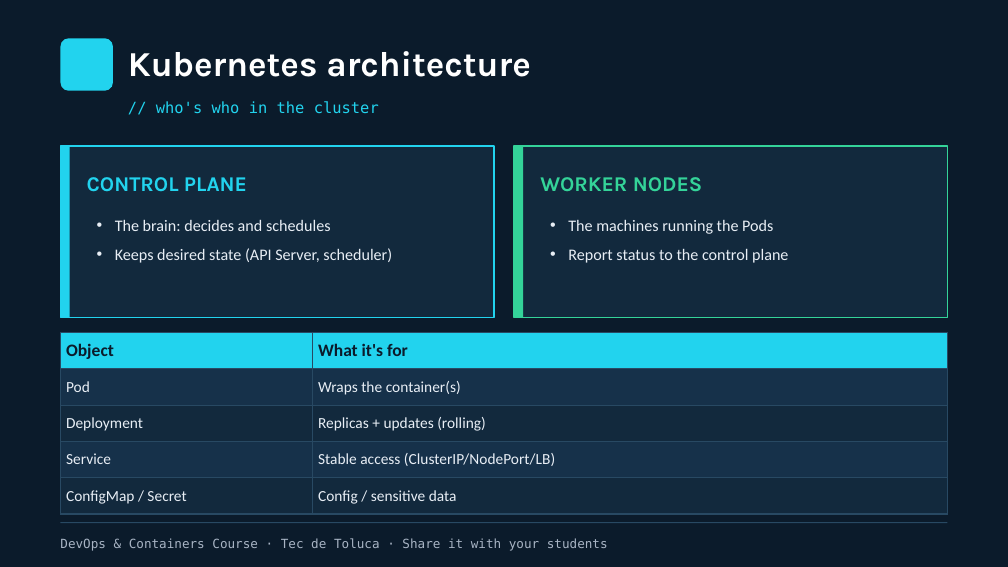
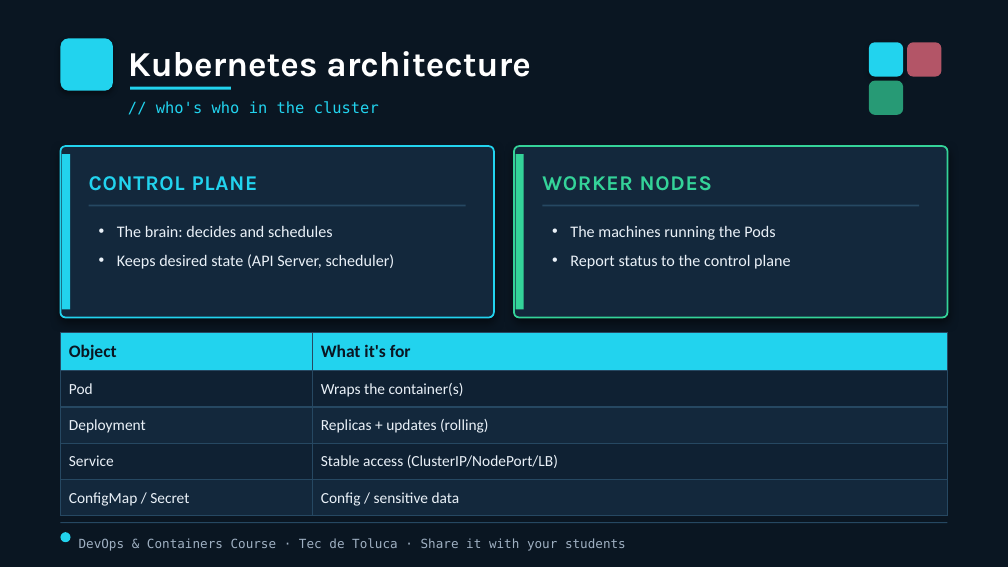
Before and after one commit to Finithe-Phoenix/devops-contenedores-kubernetes-curso, a slide deck: slide 7 of 01-app/node/public/downloads/Student_Infographics_EN.pptx. Drawn at 1008x567 pixels with LibreOffice and Linux fonts; fonts in the diff are those of the drawing. Boxes give left, top, right and bottom in pixels: in the first picture for what was removed or moved away, otherwise in the second. Text is boxed around its words. In the diff, an @@ line names an element or a change of style, - is before the commit and + after.

```diff
--- a/01-app/node/public/downloads/Student_Infographics_EN.pptx
+++ b/01-app/node/public/downloads/Student_Infographics_EN.pptx
@@ background #0B1B2B to #0A1622 @@
@@ rounded rectangle at (60, 38, 113, 91): shadow on @@
@@ rounded rectangle added at (869, 42, 903, 77), fill #22D3EE @@
@@ rounded rectangle added at (907, 42, 941, 77), fill #FB7185 at 70% opacity @@
@@ rectangle added at (130, 87, 231, 90), fill #22D3EE @@
@@ rounded rectangle added at (869, 81, 903, 115), fill #34D399 at 70% opacity @@
@@ rounded rectangle added at (60, 146, 494, 318), fill #13283C, outline #22D3EE 1.25 pt @@
@@ rounded rectangle added at (514, 146, 948, 318), fill #13283C, outline #34D399 1.25 pt @@
@@ rectangle: place and size @@
-rectangle at (60, 146, 70, 318)
+rectangle at (61, 154, 70, 309)
@@ text "CONTROL PLANE" at (89, 176, 258, 191): letter spacing 0 to 0.5 pt @@
@@ rectangle: place and size @@
-rectangle at (514, 146, 523, 318)
+rectangle at (516, 154, 524, 309)
@@ text "WORKER NODES" at (542, 176, 712, 191): letter spacing 0 to 0.5 pt @@
@@ rectangle: place and size @@
-rectangle at (60, 146, 494, 318)
+rectangle at (89, 205, 466, 207)
@@ rectangle at (89, 205, 466, 207): fill #12293D to #264862; outline #22D3EE 1.25 pt to none @@
@@ rectangle: place and size @@
-rectangle at (514, 146, 948, 318)
+rectangle at (542, 205, 919, 207)
@@ rectangle at (542, 205, 919, 207): fill #12293D to #264862; outline #34D399 1.25 pt to none @@
@@ text "The brain: decides and schedules" at (117, 226, 395, 269): text colour #E8EEF5 to #EAF1F8 @@
@@ text "The machines running the Pods" at (570, 226, 790, 269): text colour #E8EEF5 to #EAF1F8 @@
@@ table at (60, 333, 948, 510) @@
@@ fill #16314A to #0F2133 in 4 cells @@
@@ fill #12293D to #13283C in 4 cells @@
@@ text colour #0B1B2B to #0A1622 in "Object", "What it's for" @@
@@ text colour #E8EEF5 to #EAF1F8 in "Pod", "Wraps the container(s)", "Deployment", "Replicas + updates (rolling)" and 4 more places @@
@@ borders changed @@
@@ ellipse added at (60, 532, 71, 542), fill #22D3EE @@
@@ text "DevOps & Containers Course · ...": place and size @@
-text "DevOps & Containers Course · ..." at (60, 538, 608, 551)
+text "DevOps & Containers Course · ..." at (79, 538, 626, 551)
@@ text "DevOps & Containers Course · ..." at (79, 538, 626, 551): text colour #A8B4C4 to #9FB0C2 @@
```
Also in this commit, not shown: 13 other slides changed, 35 other files.
